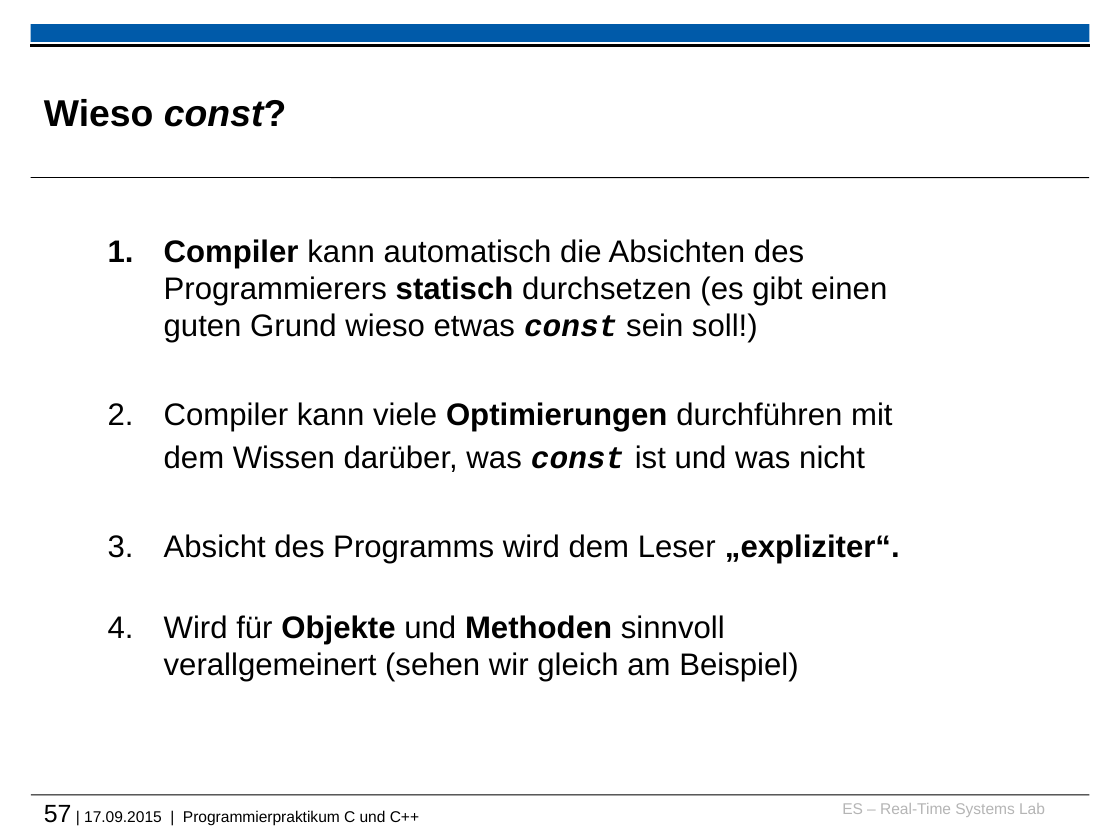
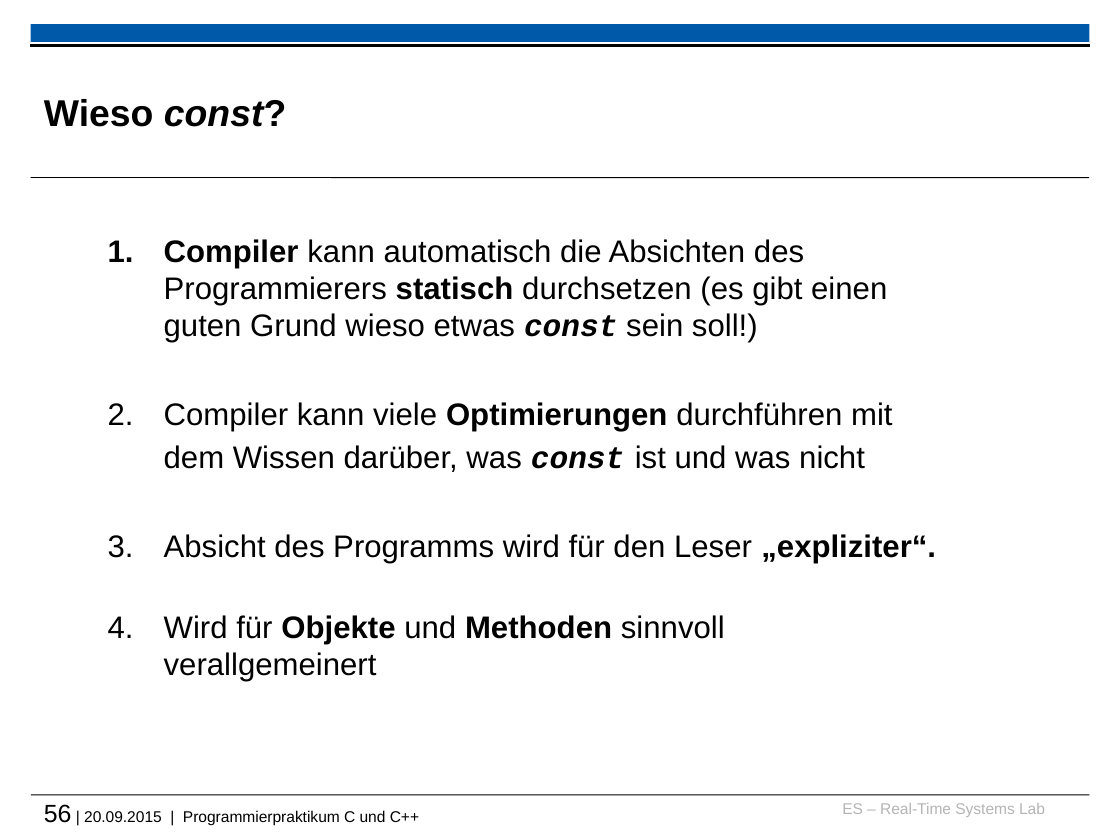
Before and after one commit to h82k/tud-cppp, a slide deck: slide 56 of cppp_lecture.pptx (slide 57 before the commit). Drawn at 1120x840 pixels with LibreOffice and Linux fonts; fonts in the diff are those of the drawing; background and template pictures are left out. Boxes give left, top, right and bottom in pixels: in the first picture for what was removed or moved away, otherwise in the second. Text is boxed around its words. In the diff, an @@ line names an element or a change of style, - is before the commit and + after.

```diff
--- a/cppp_lecture.pptx
+++ b/cppp_lecture.pptx
@@ text at (x1=164, y1=534, x2=936, y2=681): text changed @@
-      3. Absicht des Programms wird dem Leser „expliziter“.
-      4. Wird für Objekte und Methoden sinnvoll verallgemeinert (sehen wir gleich am Beispiel)
+      3. Absicht des Programms wird für den Leser „expliziter“.
+      4. Wird für Objekte und Methoden sinnvoll verallgemeinert
@@ text at (x1=44, y1=804, x2=419, y2=825): text changed @@
-57 | 17.09.2015 | Programmierpraktikum C und C++
+56 | 20.09.2015 | Programmierpraktikum C und C++
```
Also in this commit, not shown: 9 other slides changed, 2 slides added, 1 slide removed, 1 other file.
